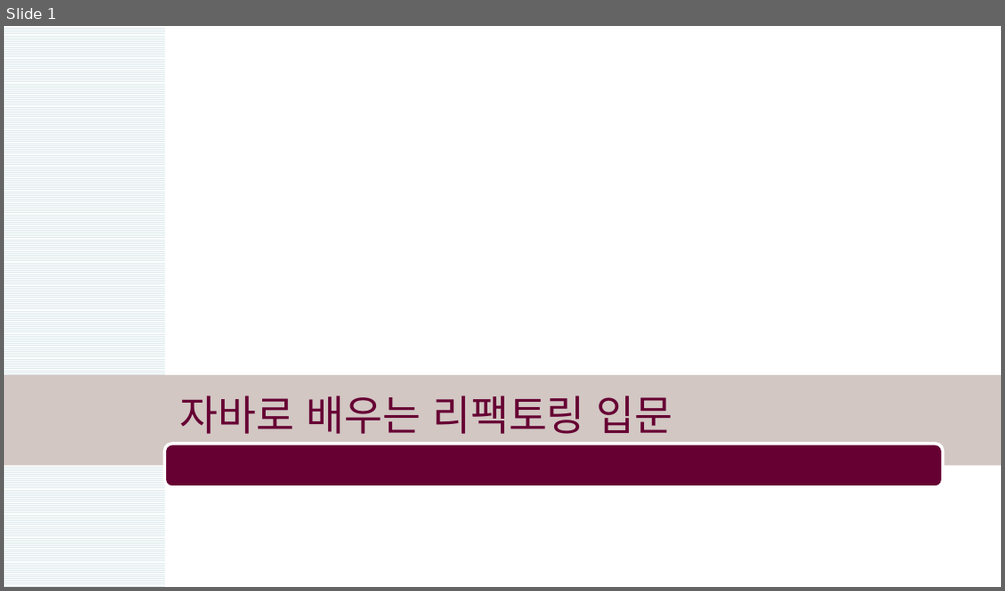
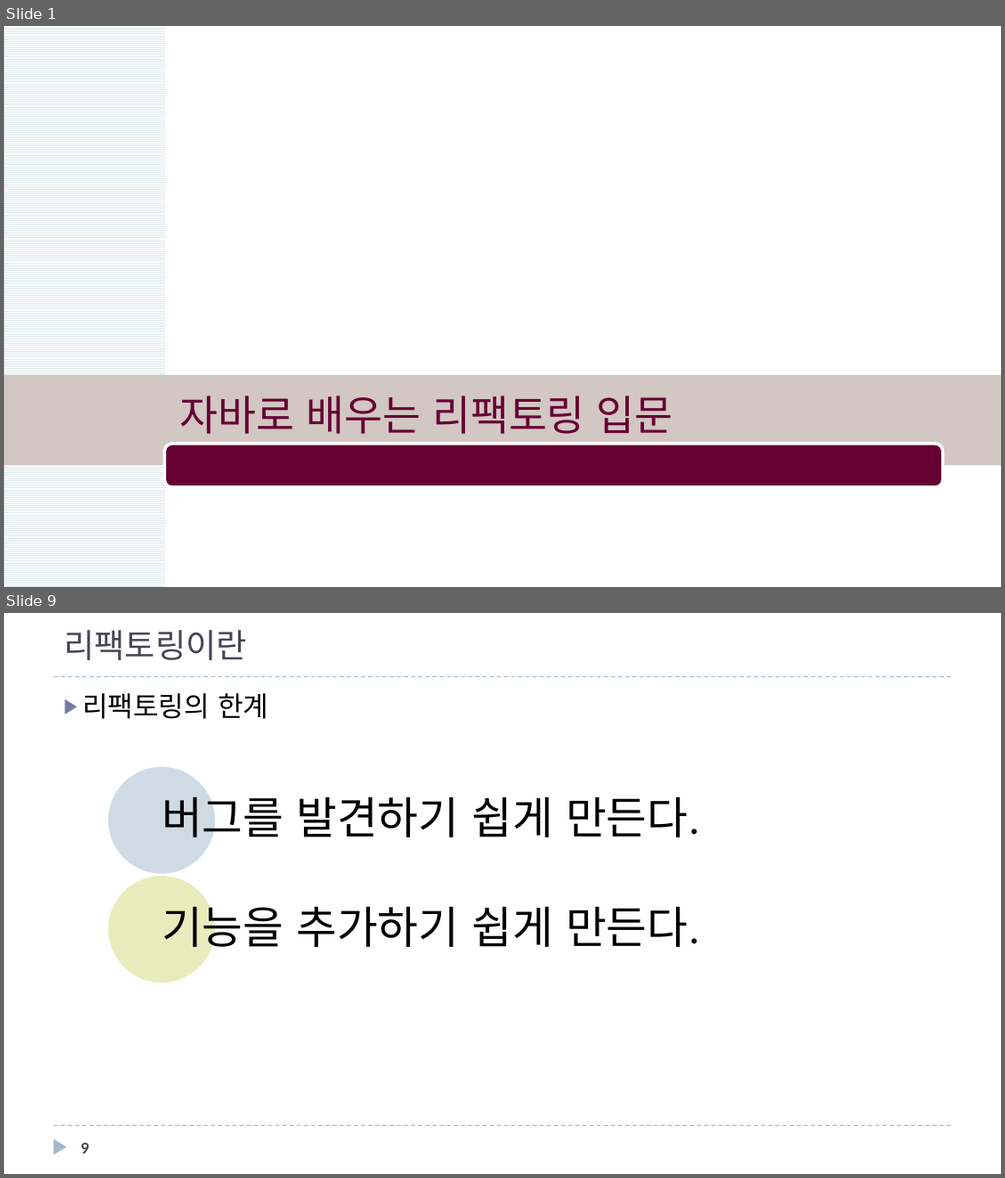
Before and after one commit to mkgungor/refactoring_java, a slide deck: ppt/자바로 배우는 리팩토링 입문.pptx. Shown one above the other, each under a label of ours: slide 1 before the commit, slides 1 and 9 after it; the slides between them are not shown. The pictures are 1005x591 and 1005x1178 pixels, drawn with LibreOffice and Linux fonts; fonts in the diff are those of the drawing; background and template pictures are left out. Boxes give left, top, right and bottom in pixels: in the first picture for what was removed or moved away, otherwise in the second. Text is boxed around its words. In the diff, an @@ line names an element or a change of style, - is before the commit and + after.

Commit message:
chapter 0 추가

```diff
--- a/ppt/자바로 배우는 리팩토링 입문.pptx
+++ b/ppt/자바로 배우는 리팩토링 입문.pptx
@@ slide 9 added at [4,613,1001,1174], background #FFFFFF @@
@@ title added at [64,630,247,660], 24 pt, text #464653 @@
+리팩토링이란
@@ line added from (54, 677) to (951, 677), #9FB8CD 0.75 pt dashed @@
@@ text added at [82,693,268,719], 20 pt, text #000000 @@
+▶ 리팩토링의 한계
@@ group added at [106,765,700,983]: 2 ellipses, 2 texts @@
+버그를 발견하기 쉽게 만든다.
+기능을 추가하기 쉽게 만든다.
@@ triangle added at [53,1139,66,1155], fill #9FB8CD @@
@@ line added from (54, 1126) to (951, 1126), #9FB8CD 0.75 pt dashed @@
@@ page number added at [81,1143,89,1153], 12 pt, text #464653, bold @@
+9
```
Also in this commit, not shown: 1 slide changed, 10 other slides added.
